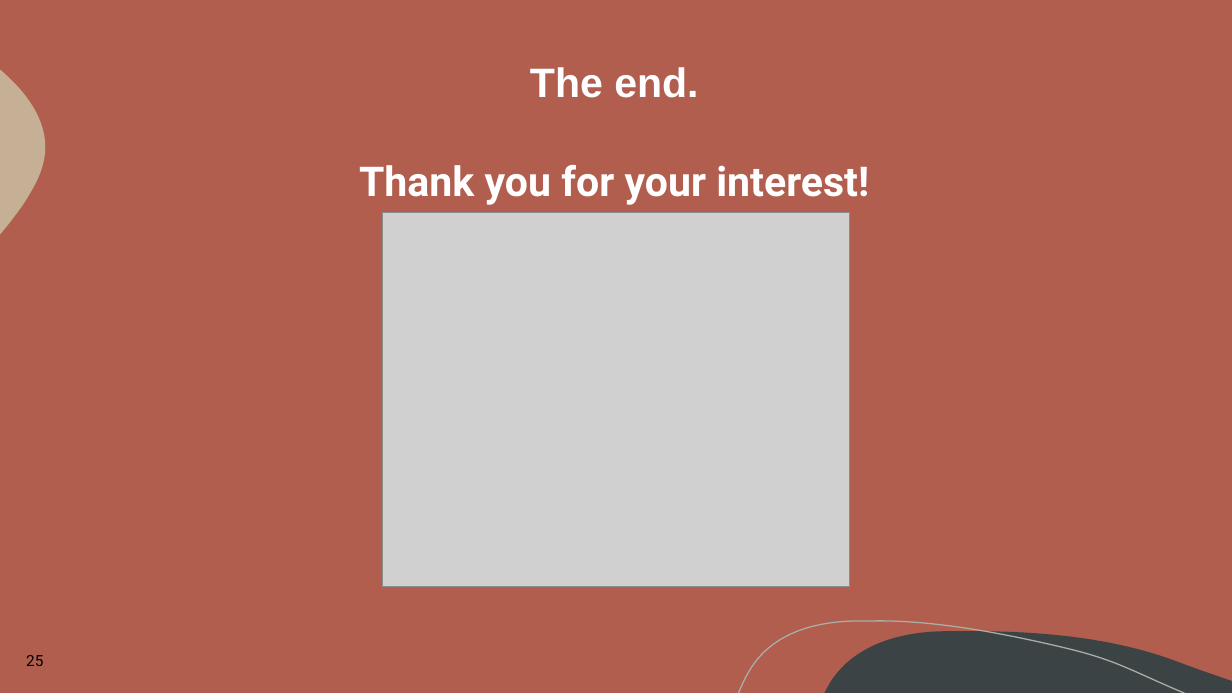
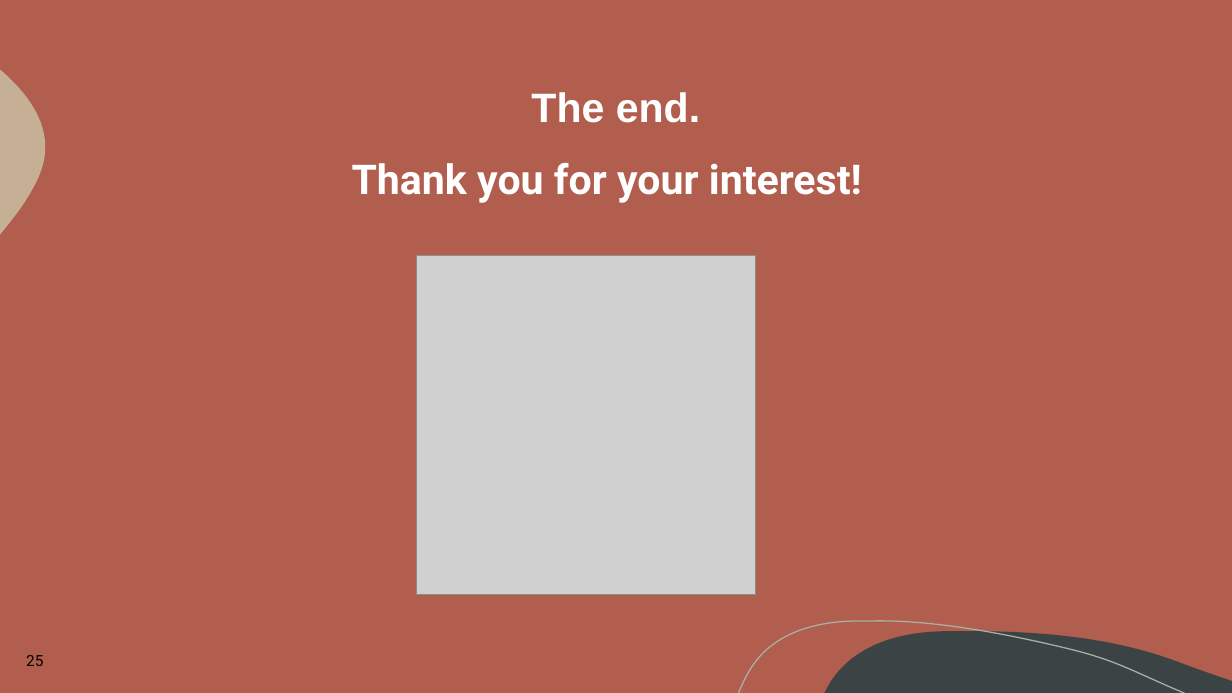
Before and after one commit to LegallyNotBlonde/Project-1, a slide deck: slide 25 of AIStocksProject/Presentation_Tech_Giants_Face_Off.pptx. Drawn at 1232x693 pixels with LibreOffice and Linux fonts; fonts in the diff are those of the drawing; grey boxes stand for pictures. Boxes give left, top, right and bottom in pixels: in the first picture for what was removed or moved away, otherwise in the second. Text is boxed around its words. In the diff, an @@ line names an element or a change of style, - is before the commit and + after.

```diff
--- a/AIStocksProject/Presentation_Tech_Giants_Face_Off.pptx
+++ b/AIStocksProject/Presentation_Tech_Giants_Face_Off.pptx
@@ title "The end.": place and size @@
-title "The end." at [530,67,698,98]
+title "The end." at [531,92,700,123]
@@ text "Thank you for your interest!": place and size @@
-text "Thank you for your interest!" at [359,165,869,205]
+text "Thank you for your interest!" at [352,163,862,203]
@@ picture: place and size @@
-picture at [383,213,849,587]
+picture at [417,255,756,594]
```
Also in this commit, not shown: 2 other slides changed.
